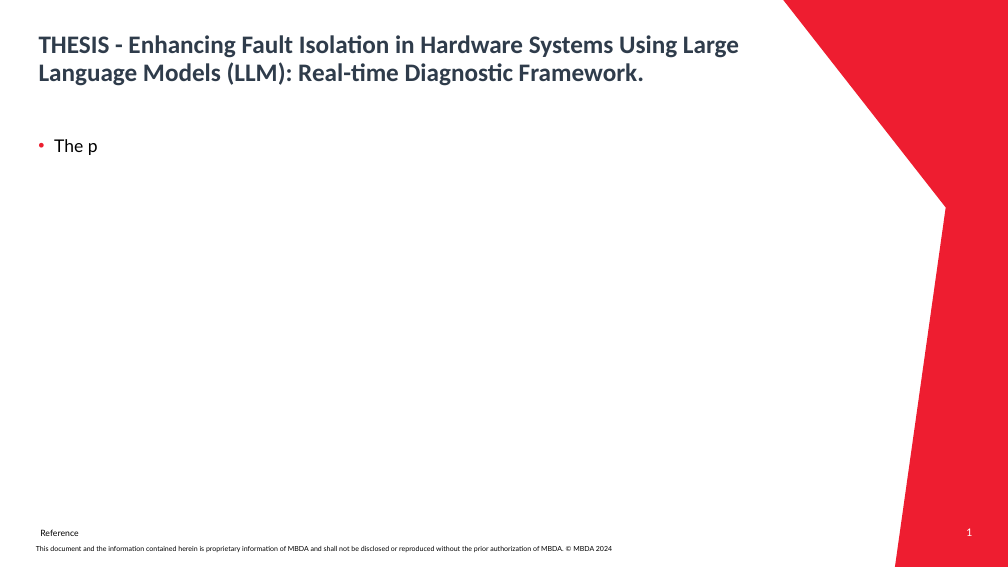
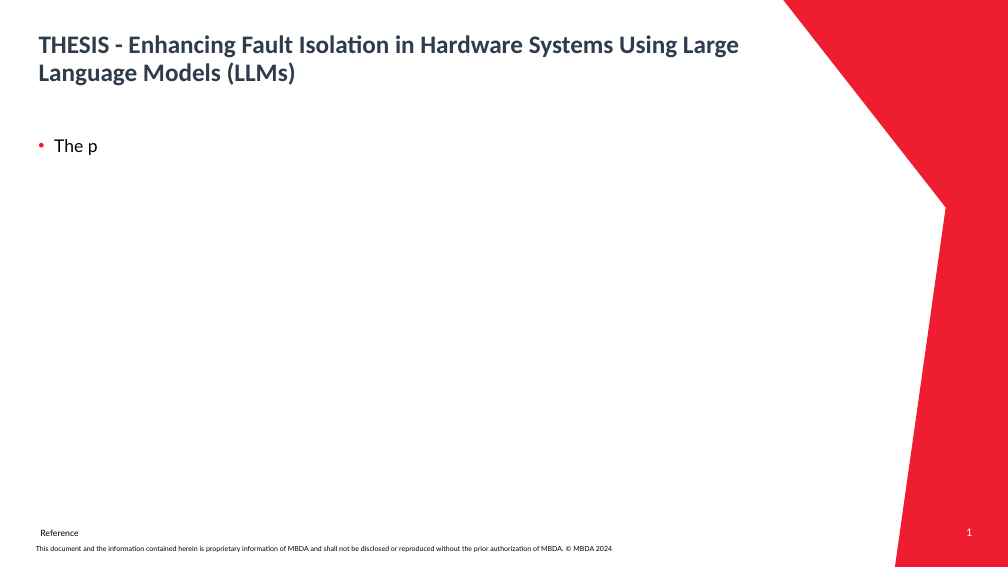
Before and after one commit to Mqtth3w/master-thesis-mbda-unipr, a slide deck: slide 1 of prompts_engineering/ICL_MBDA_Thesis_Gianvenuti.pptx. Drawn at 1008x567 pixels with LibreOffice and Linux fonts; fonts in the diff are those of the drawing; background and template pictures are left out. Boxes give left, top, right and bottom in pixels: in the first picture for what was removed or moved away, otherwise in the second. Text is boxed around its words. In the diff, an @@ line names an element or a change of style, - is before the commit and + after.

```diff
--- a/prompts_engineering/ICL_MBDA_Thesis_Gianvenuti.pptx
+++ b/prompts_engineering/ICL_MBDA_Thesis_Gianvenuti.pptx
@@ title at [39, 35, 739, 86]: text changed @@
-THESIS - Enhancing Fault Isolation in Hardware Systems Using Large Language Models (LLM): Real-time Diagnostic Framework.
+THESIS - Enhancing Fault Isolation in Hardware Systems Using Large Language Models (LLMs)
```
Also in this commit, not shown: 2 other slides changed, 1 slide removed.
